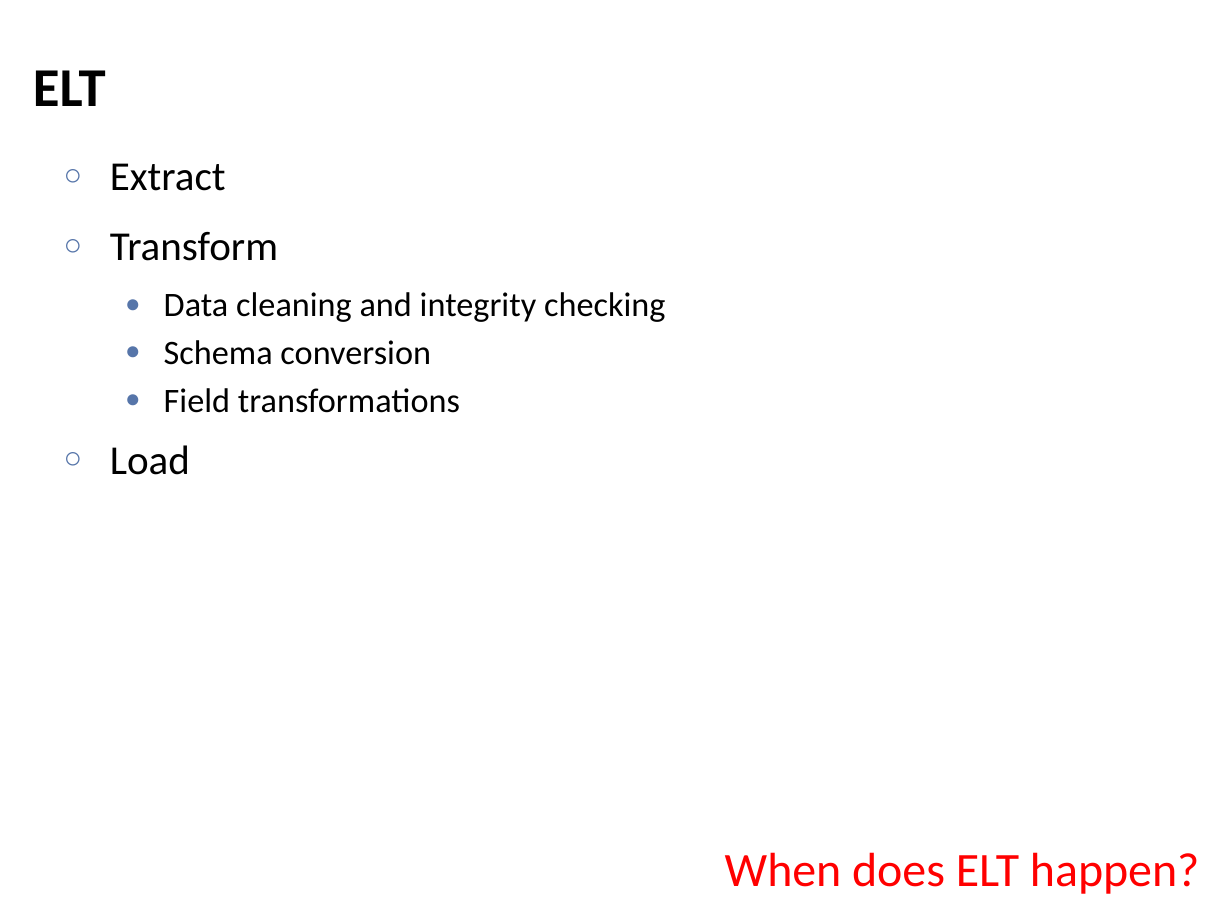
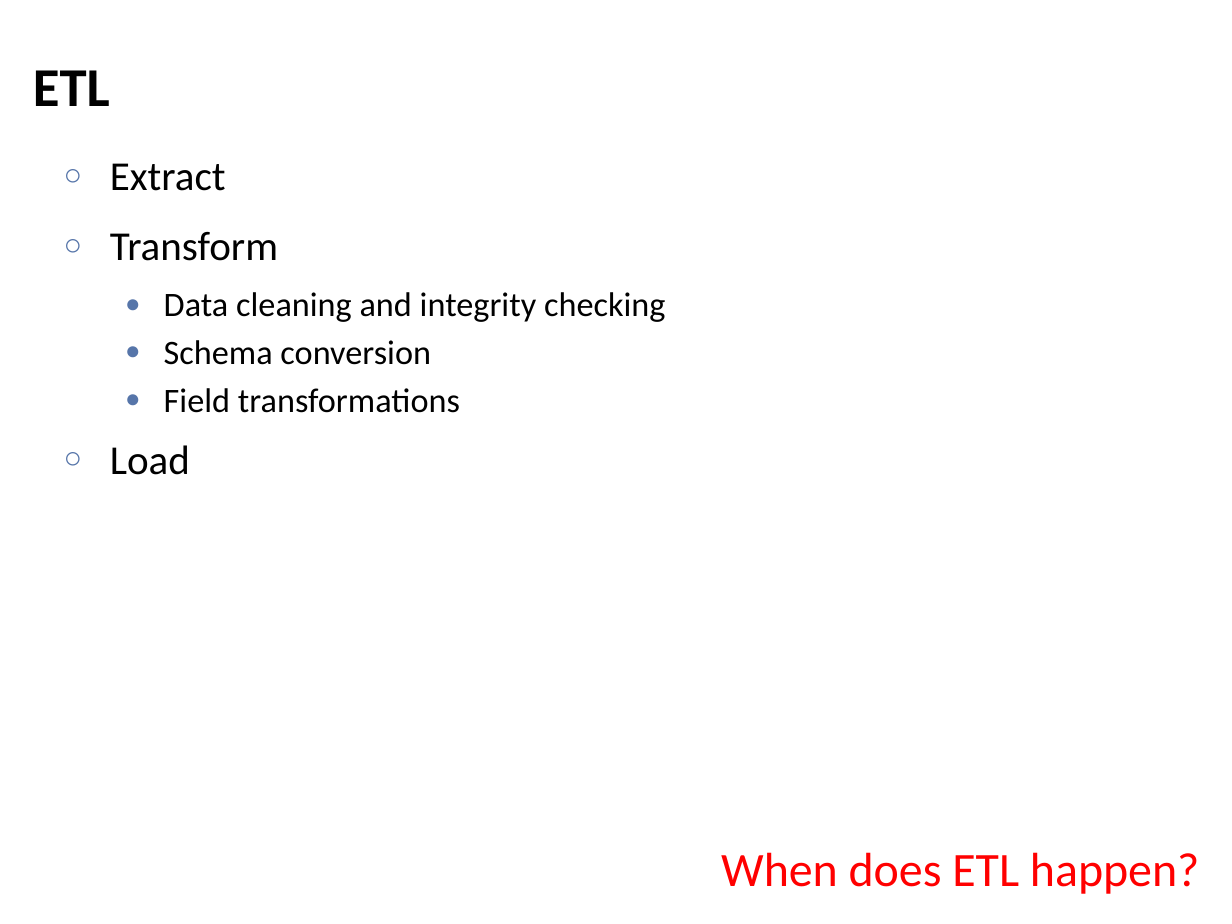
Before and after one commit to lintool/bigdata-2016w, a slide deck: slide 12 of slides/week06a.pptx. Drawn at 1232x924 pixels with LibreOffice and Linux fonts; fonts in the diff are those of the drawing. Boxes give left, top, right and bottom in pixels: in the first picture for what was removed or moved away, otherwise in the second. Text is boxed around its words. In the diff, an @@ line names an element or a change of style, - is before the commit and + after.

Commit message:
Minor tweaks to slides.

```diff
--- a/slides/week06a.pptx
+++ b/slides/week06a.pptx
@@ title at [33,70,110,106]: text changed @@
-ELT
+ETL
@@ text at [721,852,1199,894]: text changed @@
-When does ELT happen?
+When does ETL happen?
```
Also in this commit, not shown: 1 other slide changed, 1 other file.
